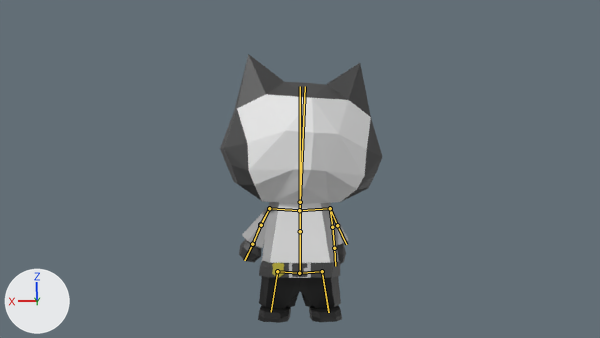
An edit to the Blender file Personaje/Personaje.blend, drawn before and after from the same camera.
Both versions are drawn from the file's camera 'Camera'. The lights are fixed; the arrows at lower left show +X, +Y and +Z. The first picture is the older version. Both versions are drawn at frame 693 of the action 'Armature.001Action.001'; the numbers are the values there. The bones that change, and the others that lie on the model, are drawn over the model as lines.
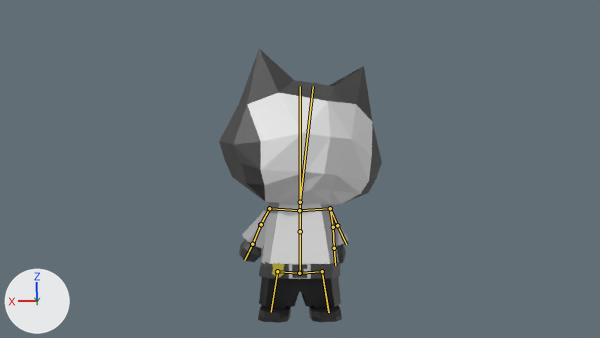
Commit message: Art: Personaje(Animacion)

What the commit changed:
Bone 'Bone.001' (bone_bone_001) turns from (0, 0, 0) to (-2, 0, 0) degrees about its own x, y and z.
Bone 'Bone.003' (bone_bone_003) turns from (0, 10, 3) to (0, 22, 6) degrees about its own x, y and z.

Changed parts and their boxes [x1, y1, x2, y2] in the pictures (600 x 338 px):
'Cube.002', posed: before [220, 54, 382, 323]; after [219, 49, 382, 323]
bone 'Bone.003', root to tip: before (300, 202) to (305, 86); after (300, 202) to (313, 86)
